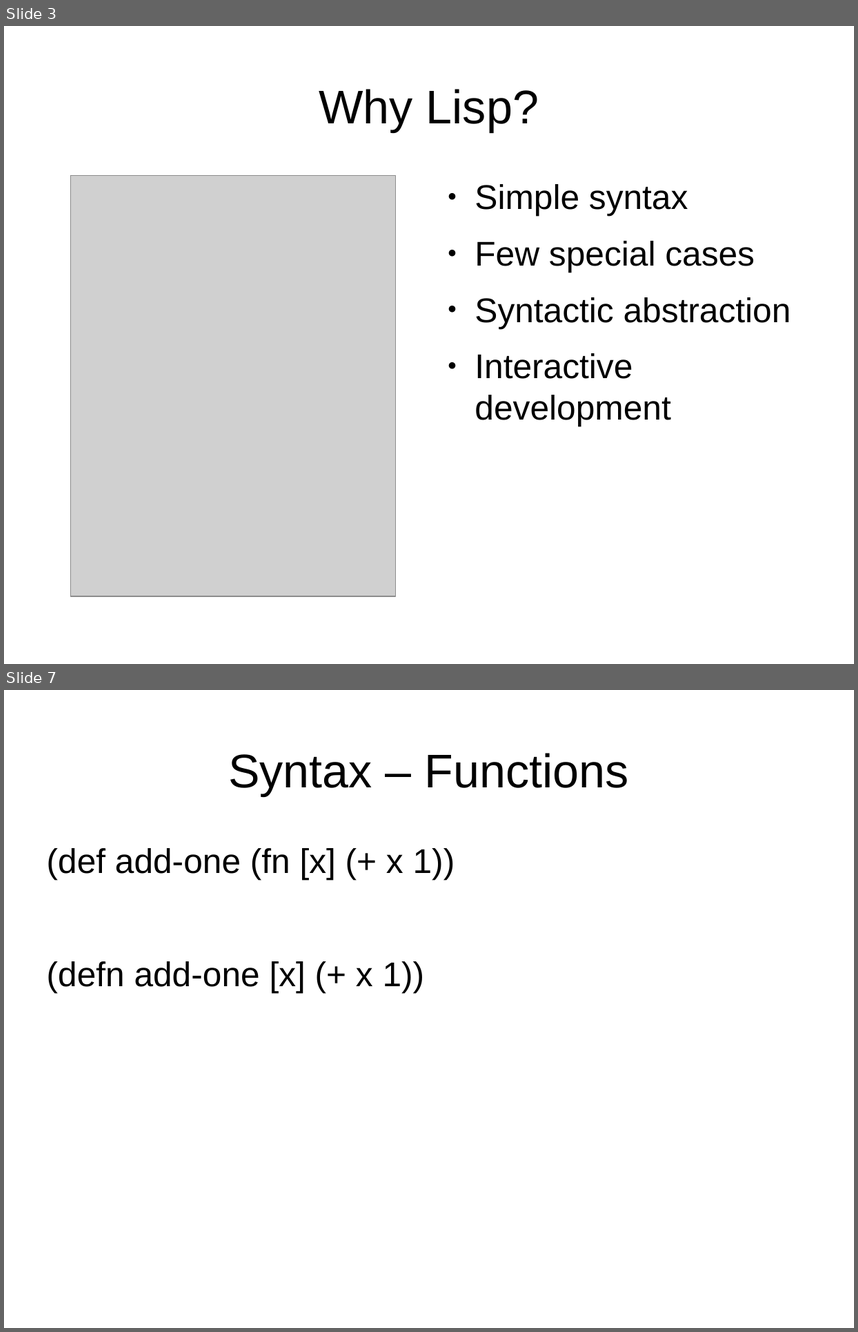
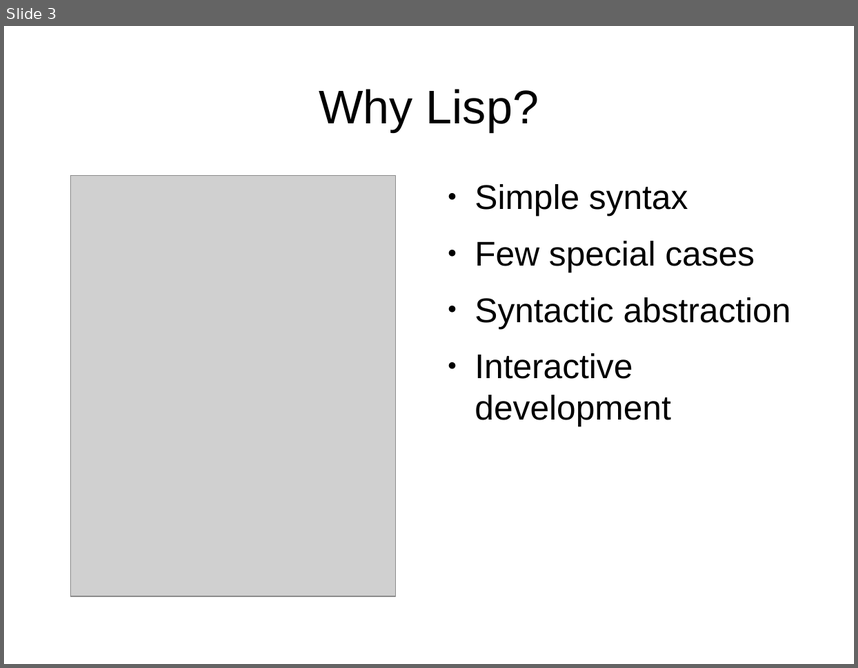
Before and after one commit to djwhitt/cposc2009, a slide deck: slides.odp. Shown one above the other, each under a label of ours: slides 3 and 7 before the commit, slide 3 after it; the slides between them are not shown. The pictures are 858x1332 and 858x668 pixels, drawn with LibreOffice and Linux fonts; fonts in the diff are those of the drawing; grey boxes stand for pictures. Boxes give left, top, right and bottom in pixels: in the first picture for what was removed or moved away, otherwise in the second. Text is boxed around its words. In the diff, an @@ line names an element or a change of style, - is before the commit and + after.

Commit message:
Remove syntax crap from slides

```diff
--- a/slides.odp
+++ b/slides.odp
@@ slide 7 removed at (x1=4, y1=690, x2=854, y2=1328), background #FFFFFF @@
@@ title removed at (x1=228, y1=753, x2=629, y2=796) @@
-Syntax – Functions
@@ text removed at (x1=47, y1=848, x2=455, y2=992) @@
-(def add-one (fn [x] (+ x 1))
-(defn add-one [x] (+ x 1))
```
Also in this commit, not shown: 3 other slides removed.
